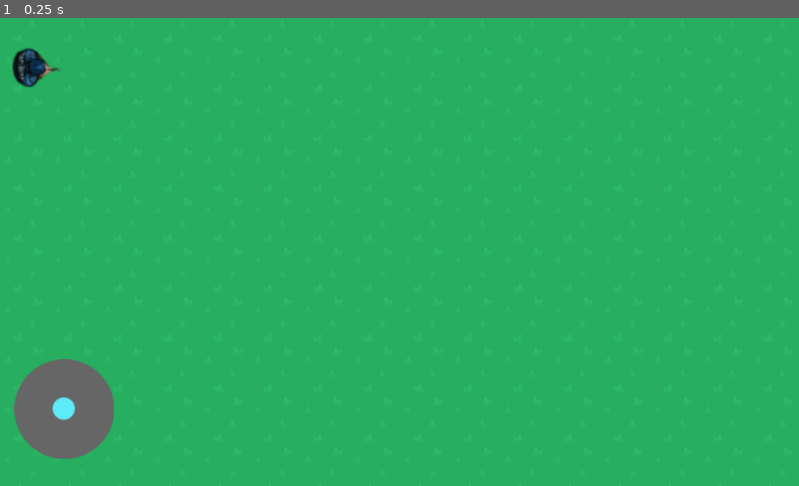
Above: before the commit, frame 1.
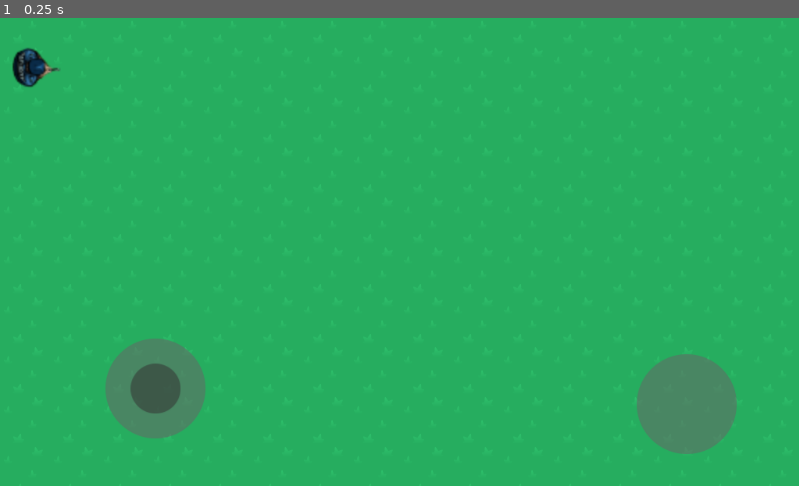
Above: after the commit, the same moment.

Repository: Zakcrust/CandyBurnRemake
Game: Godot game, scene res://TestEnv/TestSceneEnv.tscn
Same seed, same stepped clock (60 frames per second), same inputs: the game is played once before the commit and once after it.
Inputs:
- Up to frame 1 (0.25 s): no input

The runs differ from the first frame. In frame 1, 6.2% of the frame differs, in the area x 1-93%, y 68-95%.

Commit message:
add shoot movement input & simple implementation

Diff:
--- /dev/null
+++ b/TestEnv/Bullet.gd
@@ -0,0 +1,8 @@
+extends Node2D
+
+
+var speed : int = 400
+
+
+func _process(delta):
+	position += transform.x * speed * delta
--- /dev/null
+++ b/TestEnv/Bullet.tscn
@@ -0,0 +1,10 @@
+[gd_scene load_steps=3 format=2]
+
+[ext_resource path="res://TestEnv/Assets/Bullet/Bullet.png" type="Texture" id=1]
+[ext_resource path="res://TestEnv/Bullet.gd" type="Script" id=2]
+
+[node name="Bullet" type="Node2D"]
+script = ExtResource( 2 )
+
+[node name="Sprite" type="Sprite" parent="."]
+texture = ExtResource( 1 )
--- a/TestEnv/GamePad.gd
+++ b/TestEnv/GamePad.gd
@@ -3,7 +3,7 @@
 signal forward_button_pos(pos)
 
 
-var radius = Vector2(32, 32)
+var radius = Vector2(48, 48)
 var boundary = 64
 
 var ongoing_drag = -1
--- a/TestEnv/GamePad.tscn
+++ b/TestEnv/GamePad.tscn
@@ -1,18 +1,25 @@
 [gd_scene load_steps=5 format=2]
 
-[ext_resource path="res://TestEnv/Assets/PNG/gamepad.png" type="Texture" id=1]
+[ext_resource path="res://TestEnv/Assets/PNG/analog.png" type="Texture" id=1]
 [ext_resource path="res://TestEnv/GamePad.gd" type="Script" id=2]
 [ext_resource path="res://TestEnv/Pad.gd" type="Script" id=3]
 [ext_resource path="res://TestEnv/Assets/PNG/analog_bg.png" type="Texture" id=4]
 
 [node name="Gamepad" type="Sprite"]
+modulate = Color( 1, 1, 1, 0.54902 )
 texture = ExtResource( 4 )
 offset = Vector2( -16, -16 )
 script = ExtResource( 3 )
 
-[node name="GamePad" type="TouchScreenButton" parent="."]
+[node name="Shoot" type="TouchScreenButton" parent="."]
+position = Vector2( 600, -60 )
+normal = ExtResource( 4 )
+pressed = ExtResource( 4 )
+
+[node name="Movement" type="TouchScreenButton" parent="."]
 position = Vector2( 16, 16 )
 normal = ExtResource( 1 )
 pressed = ExtResource( 1 )
 script = ExtResource( 2 )
-[connection signal="forward_button_pos" from="GamePad" to="." method="_on_GamePad_forward_button_pos"]
+[connection signal="pressed" from="Shoot" to="." method="_on_Shoot_pressed"]
+[connection signal="forward_button_pos" from="Movement" to="." method="_on_GamePad_forward_button_pos"]
--- a/TestEnv/Pad.gd
+++ b/TestEnv/Pad.gd
@@ -1,7 +1,7 @@
 extends Sprite
 
 signal send_button_pos(pos)
-
+signal send_shoot()
 
 func get_pos() -> Vector2:
 	return $GamePad.get_button_pos()
@@ -9,3 +9,7 @@
 
 func _on_GamePad_forward_button_pos(pos):
 	emit_signal("send_button_pos", pos)
+
+
+func _on_Shoot_pressed():
+	emit_signal("send_shoot")
--- a/TestEnv/PlayerMovement.gd
+++ b/TestEnv/PlayerMovement.gd
@@ -4,6 +4,8 @@
 var speed : int = 300
 
 var velocity : Vector2
+var bullet : PackedScene = load("res://TestEnv/Bullet.tscn")
+
 
 func _process(delta):
 #	velocity = Vector2()
@@ -38,3 +40,11 @@
 
 func _on_Controller_send_button_pos(pos):
 	velocity = pos
+
+
+
+func _on_Controller_send_shoot():
+	var new_bullet = bullet.instance()
+	new_bullet.transform = $GunPoint.global_transform
+	new_bullet.global_position = $GunPoint.global_position
+	get_parent().add_child(new_bullet)
--- a/TestEnv/TestSceneEnv.tscn
+++ b/TestEnv/TestSceneEnv.tscn
@@ -14,9 +14,10 @@
 [node name="Character" parent="." instance=ExtResource( 2 )]
 position = Vector2( 47, 64 )
 
-[node name="Pointer" type="Node2D" parent="Character"]
-position = Vector2( 56, 0 )
+[node name="GunPoint" type="Node2D" parent="Character"]
+position = Vector2( 14, 1 )
 
 [node name="Controller" parent="." instance=ExtResource( 3 )]
-position = Vector2( 98.4188, 517.493 )
+position = Vector2( 215.044, 491.036 )
 [connection signal="send_button_pos" from="Controller" to="Character" method="_on_Controller_send_button_pos"]
+[connection signal="send_shoot" from="Controller" to="Character" method="_on_Controller_send_shoot"]
--- a/project.godot
+++ b/project.godot
@@ -49,5 +49,4 @@
 
 [rendering]
 
-quality/driver/driver_name="GLES2"
 environment/default_environment="res://default_env.tres"
Binary file added: TestEnv/Assets/PNG/analog.png
Not shown, added: TestEnv/Assets/PNG/analog.png.import
Not shown, removed: README.md
